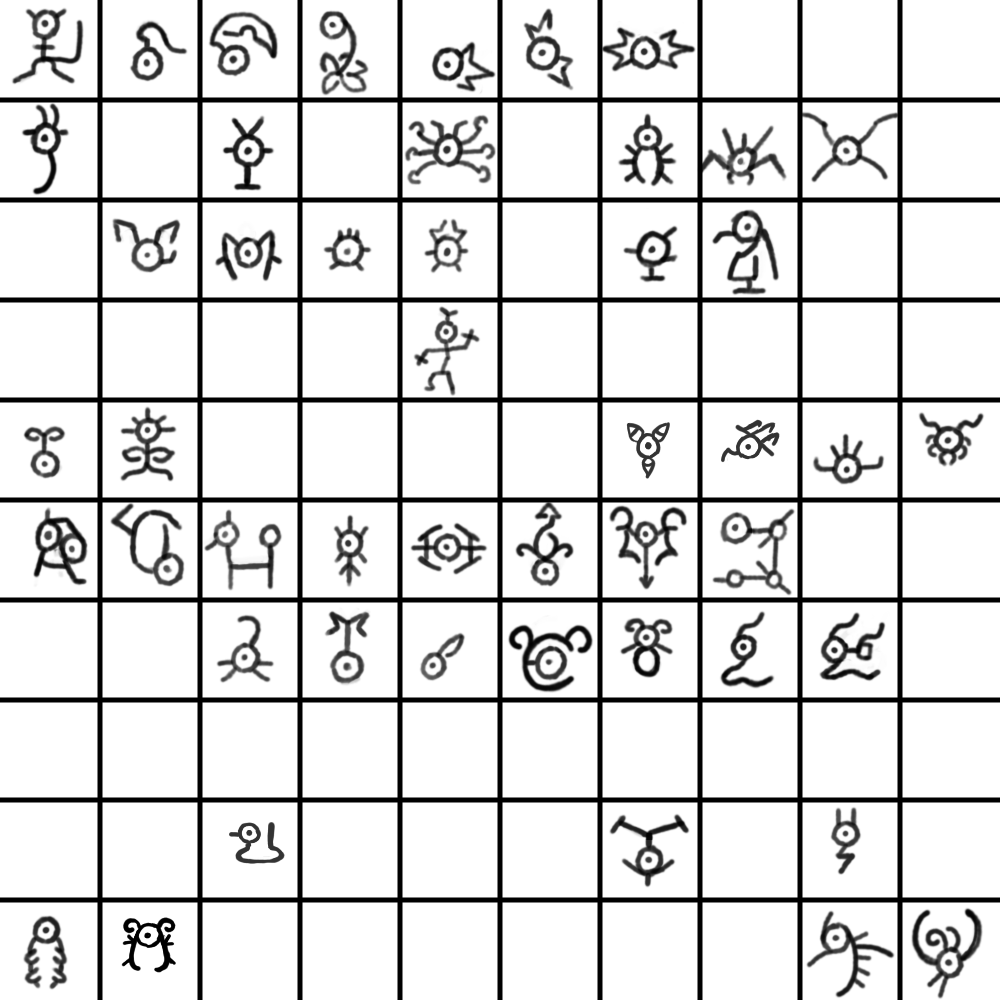
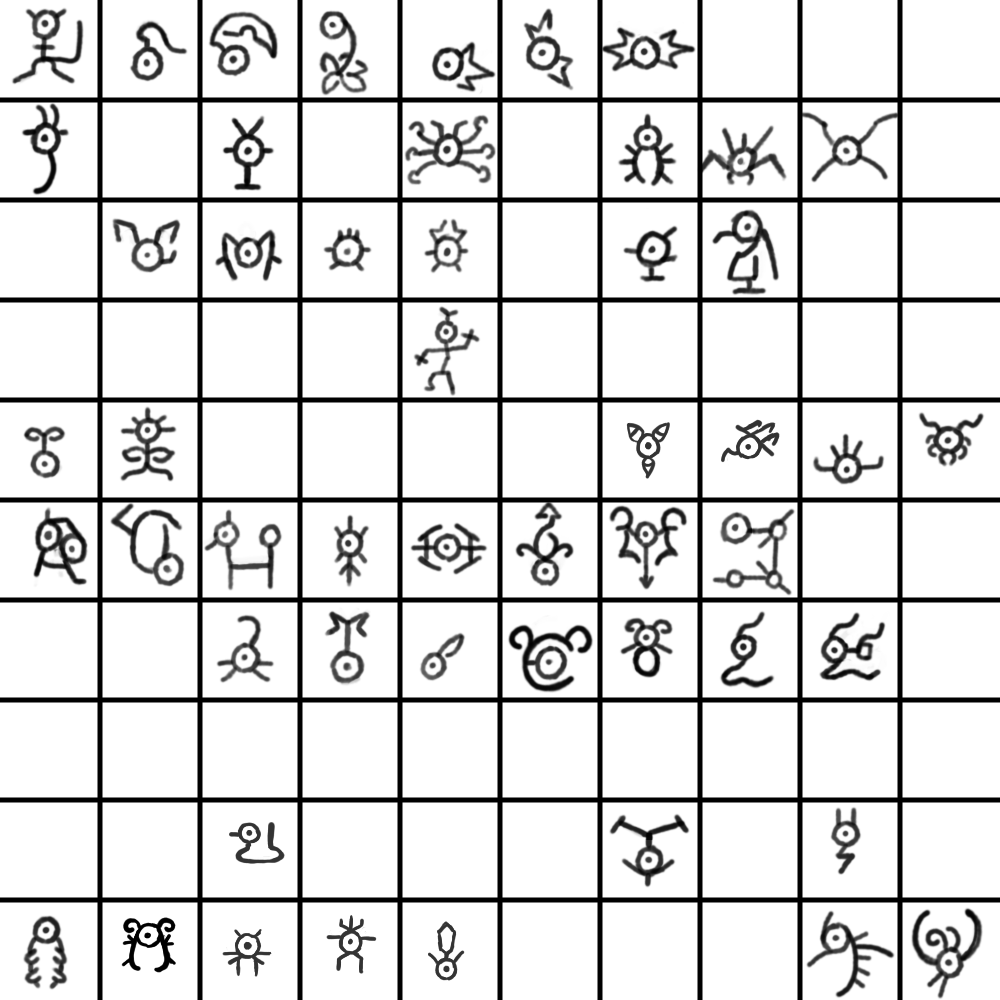
Revision of a layered (1000, 1000) image; what changed, layer by layer:
painted on "Paint Layer 1" over [222, 915, 465, 981]
